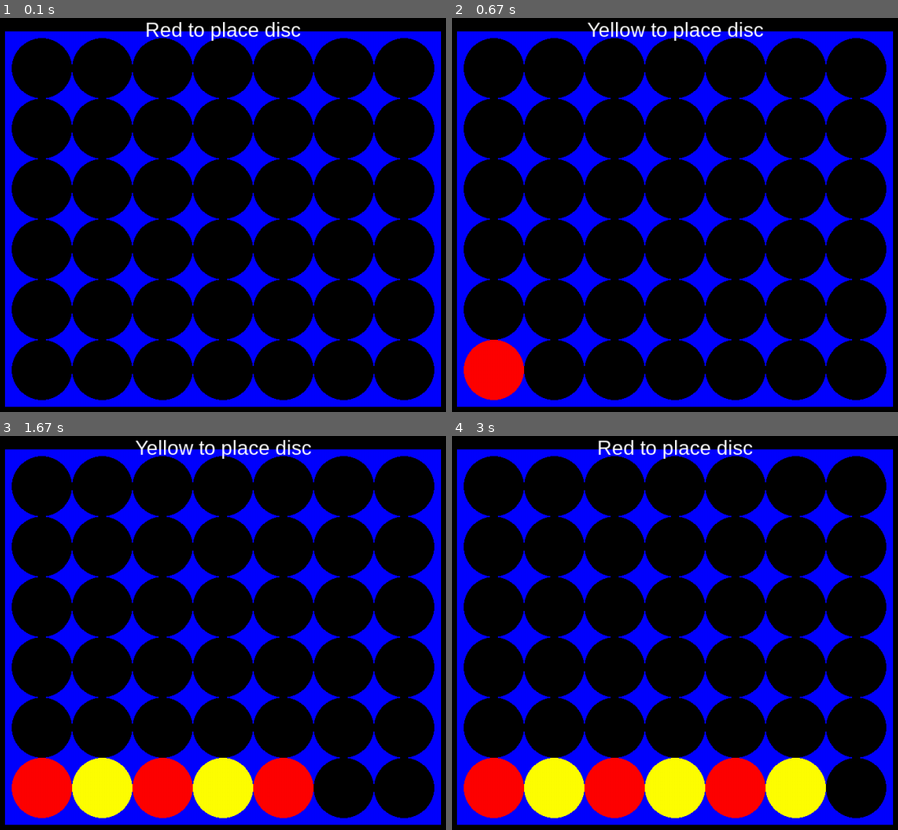
Above: before the commit, frames 1-4 (two rows, left to right).
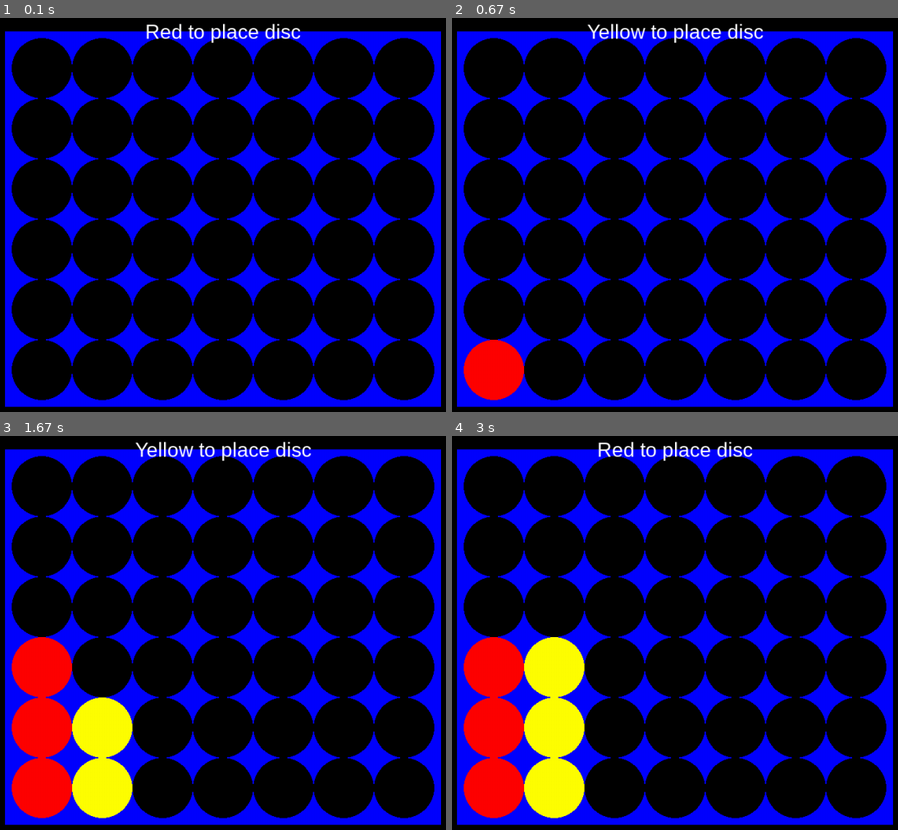
Above: after the commit, the same moments.

Repository: objarni/four-in-a-row-pygame
Game: pygame game, started from src/four_in_a_row.py
The game is run twice, just before and just after one commit, with the same random seed, the same clock (stepped at 60 frames per second) and the same inputs.
Inputs:
- Up to frame 1 (0.1 s): no input
- Up to frame 2 (0.67 s): tap Enter at 0.33 s
- Up to frame 3 (1.67 s): tap Enter at 0.67, 1.07, 1.37, 1.57 s
- Up to frame 4 (3 s): tap Enter at 2.97 s

The runs differ from the first frame. In frame 1, 0.7% of the frame differs, in the area x 32-68%, y 1-7%; in frame 2, 0.7%; in frame 3, 11%; in frame 4, 14%, in the area x 2-85%, y 1-98%.

Commit message:
draw against api (autotested)
Also enable yellow win, and both diagonals.
Better logging.

Diff:
--- a/src/four_in_a_row.py
+++ b/src/four_in_a_row.py
@@ -1,4 +1,5 @@
 from collections import defaultdict
+import pygame
 
 # CONSTANTS #
 DISC_SIZE = 90
@@ -52,30 +53,53 @@
             won = check_winning_state(model.board, RED)
             if won:
                 return GameOverState(winner=RED)
+            won = check_winning_state(model.board, YELLOW)
+            if won:
+                return GameOverState(winner=YELLOW)
 
     return model
 
 
 def place_brick(board, color, column):
-    log(f"Placing brick color {print_color(color)}")
+    log(f"Placing brick color {print_color(color)} in column {column}")
     for i in range(ROWS):
         y = ROWS - i - 1
-        log(f"checking {column, y}")
         if board[(column, y)] == EMPTY:
             board[(column, y)] = color
+            log("Board state is now:")
+            log(board_to_string(board))
             break
     return board
 
 
+def board_to_string(board):
+    board_string = ''
+    symbols = {
+        EMPTY: 'O',
+        RED: 'R',
+        YELLOW: 'Y'
+    }
+    board_string += "0 1 2 3 4 5 6\n"
+    board_string += "-------------\n"
+    for y in range(6):
+        for x in range(7):
+            pos = (x, y)
+            cell = board[pos]
+            board_string += symbols[cell] + ' '
+        board_string += '\n'
+    return board_string
+
+
 def print_color(color):
     return 'red' if color == RED else 'yellow'
 
 
 def check_winning_state(board, color):
     for (x, y) in all_positions():
-        for dir in [(0, 1), (1, 0), (1, 1)]:
+        for dir in [(0, 1), (1, 0), (1, 1), (-1, 1)]:
             cells = extract(board, (x, y), dir)
             if all(cell == color for cell in cells):
+                log(f"Found 4-in-a-row at {x, y} dir {dir}")
                 return True
     return False
 
@@ -93,55 +117,69 @@
         for x in range(COLUMNS):
             yield (x, y)
 
+
+# PyGame drawing wrapper
 class DrawingAPI:
     def __init__(self, screen):
         self.screen = screen
-
-def view(model, screen):
+        self.font_name = pygame.font.match_font('arial')
+
+    def draw_rectangle(self, center, size, color):
+        log(f"Drawing rectangle center {center} size {size} color {color}")
+        r = pygame.Rect(0, 0, *size)
+        r.center = center
+        pygame.draw.rect(self.screen, color, r)
+
+    def draw_disc(self, center, size, color):
+        log(f'Drawing a disc center {center} size {size} color {color}')
+        pygame.draw.circle(self.screen, color, center, size, size)
+
+    def draw_text(self, center, text, size, color):
+        log(f"Drawing text '{text}' at {center} color {color} size {size}")
+        font = pygame.font.Font(self.font_name, size)
+        text_surface = font.render(text, True, color)
+        text_rect = text_surface.get_rect()
+        text_rect.center = center
+        self.screen.blit(text_surface, text_rect)
+
+
+def view(model, api):
     if isinstance(model, GameState):
-        screen.fill(Color.BLACK)
-        r = pygame.Rect(0, 0, DISC_SIZE * COLUMNS + 20, DISC_SIZE * ROWS + 20)
-        r.center = CENTER
-        pygame.draw.rect(screen, Color.BLUE, r)
+        api.draw_rectangle(CENTER, (WIDTH, HEIGHT), Color.BLACK)
+        api.draw_rectangle(CENTER, (DISC_SIZE * COLUMNS + 20, DISC_SIZE * ROWS + 20), Color.BLUE)
         for (x, y) in all_positions():
             value = model.board[(x, y)]
             color = Color.BLACK
             if value != EMPTY:
-                color = Color.RED if value == RED else Color.YELLOW
-            draw_disc(color, screen, x, y)
-
-    draw_text(screen, f"{model.whos_turn().title()} to place disc", 30, WIDTH // 2, 0)
-    # draw_text(screen, "or [Q] To Quit", 30, WIDTH / 2, (HEIGHT / 2) + 40)
-
-
-def draw_disc(color, screen, x, y):
-    log(f'Drawing a disc at {x, y} color {color}')
-    x0 = int(WIDTH / 2 - COLUMNS * DISC_SIZE / 2 + x * DISC_SIZE + DISC_SIZE // 2)
-    y0 = int(HEIGHT / 2 - ROWS * DISC_SIZE / 2 + y * DISC_SIZE + DISC_SIZE // 2)
-    pos = (x0, y0)
-    pygame.draw.circle(screen, color, pos, DISC_SIZE // 2, DISC_SIZE // 2)
-
-
-def draw_text(surf, text, size, x, y):
-    font = pygame.font.Font(font_name, size)
-    text_surface = font.render(text, True, Color.WHITE)
-    text_rect = text_surface.get_rect()
-    text_rect.midtop = (x, y)
-    surf.blit(text_surface, text_rect)
+                color = rgb_from_color(value)
+            x0 = int(WIDTH / 2 - COLUMNS * DISC_SIZE / 2 + x * DISC_SIZE + DISC_SIZE // 2)
+            y0 = int(HEIGHT / 2 - ROWS * DISC_SIZE / 2 + y * DISC_SIZE + DISC_SIZE // 2)
+            pos = (x0, y0)
+            api.draw_disc(pos, DISC_SIZE // 2, color)
+        api.draw_text((WIDTH // 2, 20), f"{model.whos_turn().title()} to place disc", 30, Color.WHITE)
+    if isinstance(model, GameOverState):
+        api.draw_rectangle(CENTER, (WIDTH, HEIGHT), Color.BLUE)
+        api.draw_text((CENTER[0], CENTER[1] - 45), f"GAME OVER", 45, Color.WHITE)
+        api.draw_text((CENTER[0], CENTER[1] + 45),
+                      f"{print_color(model.winner)} won!".upper(),
+                      45,
+                      rgb_from_color(model.winner)
+                      )
+
+
+def rgb_from_color(color):
+    return Color.RED if color == RED else Color.YELLOW
 
 
 # MAIN PROGRAM #
-
-import pygame
 
 
 def log(msg):
     print(msg)
 
 
-def mainloop(screen):
+def mainloop(drawing_api):
     model = GameState()
-    drawing_api = DrawingAPI(screen)
     i = 0
     while True:
         # Translate low level events to domain events
@@ -149,7 +187,7 @@
         ev = pygame.event.poll()
         if ev.type == pygame.KEYDOWN:
             if ev.key == pygame.K_RETURN:
-                msgs.append(ColumnWasClicked(i))
+                msgs.append(ColumnWasClicked(i % 2))
                 i += 1
             elif ev.key == pygame.K_q:
                 break
@@ -160,7 +198,7 @@
         model = run_messages(model, msgs)
 
         # Display current model
-        view(model, screen)
+        view(model, api)
 
         pygame.display.update()
 
@@ -175,7 +213,6 @@
     pygame.init()
     screen = pygame.display.set_mode((WIDTH, HEIGHT))
     pygame.display.set_caption("Four in a row")
-    clock = pygame.time.Clock()
-    font_name = pygame.font.match_font('arial')
-    mainloop(screen)
+    api = DrawingAPI(screen)
+    mainloop(api)
     pygame.quit()
--- a/tests/test_update.py
+++ b/tests/test_update.py
@@ -1,29 +1,40 @@
 from approvaltests import verify
 
-from src.four_in_a_row import (GameOverState, update, GameState, ColumnWasClicked, print_color,
-                               EMPTY, RED, YELLOW, run_messages)
+from src.four_in_a_row import (GameOverState, update, view, GameState, ColumnWasClicked, print_color,
+                               run_messages, board_to_string)
 import src.four_in_a_row
 
 
+class FakeDrawingApi:
+    def draw_rectangle(self, center, size, color):
+        src.four_in_a_row.log(f"Drawing rectangle center {center} size {size} color {color}")
+
+    def draw_disc(self, center, size, color):
+        src.four_in_a_row.log(f'Drawing a disc center {center} size {size} color {color}')
+
+    def draw_text(self, center, text, size, color):
+        src.four_in_a_row.log(f"Drawing text '{text}' at {center} color {color} size {size}")
+
+
 def print_for_verify(model):
+    state_string = print_model(model)
+    fake_view_model(model)
+    return f'STATE:\n{state_string}\n\nLOG:\n{log}'
+
+
+def fake_view_model(model):
+    fake_drawing_api = FakeDrawingApi()
+    view(model, fake_drawing_api)
+
+
+def print_model(model):
     state_string = model.__class__.__name__ + '\n'
     if isinstance(model, GameOverState):
         state_string += f'{print_color(model.winner).title()} won.\n'
     if isinstance(model, GameState):
         state_string += f'It is {model.whos_turn()}s turn.\n'
-        symbols = {
-            EMPTY: 'O',
-            RED: 'R',
-            YELLOW: 'Y'
-        }
-        for y in range(6):
-            for x in range(7):
-                pos = (x, y)
-                board = model.board
-                cell = board[pos]
-                state_string += symbols[cell] + ' '
-            state_string += '\n'
-    return f'STATE:\n{state_string}\n\nLOG:\n{log}'
+        state_string += board_to_string(model.board)
+    return state_string
 
 
 log = ''
@@ -37,7 +48,7 @@
 src.four_in_a_row.log = fake_log
 
 
-def setup_test():
+def setup_function():
     global log
     log = ''
 
@@ -65,3 +76,34 @@
     model = GameState()
     model = run_messages(model, [ColumnWasClicked(c) for c in [0, 5, 1, 5, 2, 5, 3]])
     verify(print_for_verify(model))
+
+
+def test_letting_yellow_win_horisontally():
+    model = GameState()
+    model = run_messages(model, [ColumnWasClicked(c) for c in [0, 1, 0, 2, 0, 3, 1, 4]])
+    verify(print_for_verify(model))
+
+
+def test_slash_red_win():
+    model = GameState()
+    model = run_messages(model, [ColumnWasClicked(c) for c in [
+        0, 1,
+        1, 2,
+        2, 3,
+        2, 3,
+        3, 5,
+        3]])
+    verify(print_for_verify(model))
+
+
+def test_backslash_yellow_win():
+    model = GameState()
+    model = run_messages(model, [ColumnWasClicked(c) for c in [
+        0, 6,
+        5, 5,
+        4, 4,
+        3, 4,
+        5, 3,
+        0, 3,
+        0, 3]])
+    verify(print_for_verify(model))
--- a/tests/test_update.test_first_placed_brick_is_red.approved.txt
+++ b/tests/test_update.test_first_placed_brick_is_red.approved.txt
@@ -1,6 +1,8 @@
 STATE:
 GameState
 It is yellows turn.
+0 1 2 3 4 5 6
+-------------
 O O O O O O O
 O O O O O O O
 O O O O O O O
@@ -10,5 +12,59 @@
 
 
 LOG:
-Placing brick color red
-checking (0, 5)
+Placing brick color red in column 0
+Board state is now:
+0 1 2 3 4 5 6
+-------------
+O O O O O O O
+O O O O O O O
+O O O O O O O
+O O O O O O O
+O O O O O O O
+R O O O O O O
+
+Drawing rectangle center (550, 300) size (1100, 600) color (0, 0, 0)
+Drawing rectangle center (550, 300) size (650, 560) color (0, 0, 255)
+Drawing a disc center (280, 75) size 45 color (0, 0, 0)
+Drawing a disc center (370, 75) size 45 color (0, 0, 0)
+Drawing a disc center (460, 75) size 45 color (0, 0, 0)
+Drawing a disc center (550, 75) size 45 color (0, 0, 0)
+Drawing a disc center (640, 75) size 45 color (0, 0, 0)
+Drawing a disc center (730, 75) size 45 color (0, 0, 0)
+Drawing a disc center (820, 75) size 45 color (0, 0, 0)
+Drawing a disc center (280, 165) size 45 color (0, 0, 0)
+Drawing a disc center (370, 165) size 45 color (0, 0, 0)
+Drawing a disc center (460, 165) size 45 color (0, 0, 0)
+Drawing a disc center (550, 165) size 45 color (0, 0, 0)
+Drawing a disc center (640, 165) size 45 color (0, 0, 0)
+Drawing a disc center (730, 165) size 45 color (0, 0, 0)
+Drawing a disc center (820, 165) size 45 color (0, 0, 0)
+Drawing a disc center (280, 255) size 45 color (0, 0, 0)
+Drawing a disc center (370, 255) size 45 color (0, 0, 0)
+Drawing a disc center (460, 255) size 45 color (0, 0, 0)
+Drawing a disc center (550, 255) size 45 color (0, 0, 0)
+Drawing a disc center (640, 255) size 45 color (0, 0, 0)
+Drawing a disc center (730, 255) size 45 color (0, 0, 0)
+Drawing a disc center (820, 255) size 45 color (0, 0, 0)
+Drawing a disc center (280, 345) size 45 color (0, 0, 0)
+Drawing a disc center (370, 345) size 45 color (0, 0, 0)
+Drawing a disc center (460, 345) size 45 color (0, 0, 0)
+Drawing a disc center (550, 345) size 45 color (0, 0, 0)
+Drawing a disc center (640, 345) size 45 color (0, 0, 0)
+Drawing a disc center (730, 345) size 45 color (0, 0, 0)
+Drawing a disc center (820, 345) size 45 color (0, 0, 0)
+Drawing a disc center (280, 435) size 45 color (0, 0, 0)
+Drawing a disc center (370, 435) size 45 color (0, 0, 0)
+Drawing a disc center (460, 435) size 45 color (0, 0, 0)
+Drawing a disc center (550, 435) size 45 color (0, 0, 0)
+Drawing a disc center (640, 435) size 45 color (0, 0, 0)
+Drawing a disc center (730, 435) size 45 color (0, 0, 0)
+Drawing a disc center (820, 435) size 45 color (0, 0, 0)
+Drawing a disc center (280, 525) size 45 color (255, 0, 0)
+Drawing a disc center (370, 525) size 45 color (0, 0, 0)
+Drawing a disc center (460, 525) size 45 color (0, 0, 0)
+Drawing a disc center (550, 525) size 45 color (0, 0, 0)
+Drawing a disc center (640, 525) size 45 color (0, 0, 0)
+Drawing a disc center (730, 525) size 45 color (0, 0, 0)
+Drawing a disc center (820, 525) size 45 color (0, 0, 0)
+Drawing text 'Yellow to place disc' at (550, 20) color (255, 255, 255) size 30
--- a/tests/test_update.test_letting_red_win.approved.txt
+++ b/tests/test_update.test_letting_red_win.approved.txt
@@ -4,42 +4,84 @@
 
 
 LOG:
-Placing brick color red
-checking (0, 5)
-Placing brick color red
-checking (0, 5)
-Placing brick color yellow
-checking (0, 5)
-checking (0, 4)
-Placing brick color red
-checking (0, 5)
-checking (0, 4)
-checking (0, 3)
-Placing brick color yellow
-checking (0, 5)
-checking (0, 4)
-checking (0, 3)
-checking (0, 2)
-Placing brick color red
-checking (0, 5)
-Placing brick color yellow
-checking (1, 5)
-Placing brick color red
-checking (0, 5)
-checking (0, 4)
-Placing brick color yellow
-checking (1, 5)
-checking (1, 4)
-Placing brick color red
-checking (0, 5)
-checking (0, 4)
-checking (0, 3)
-Placing brick color yellow
-checking (1, 5)
-checking (1, 4)
-checking (1, 3)
-Placing brick color red
-checking (0, 5)
-checking (0, 4)
-checking (0, 3)
-checking (0, 2)
+Placing brick color red in column 0
+Board state is now:
+0 1 2 3 4 5 6
+-------------
+O O O O O O O
+O O O O O O O
+O O O O O O O
+O O O O O O O
+O O O O O O O
+R O O O O O O
+
+Placing brick color yellow in column 1
+Board state is now:
+0 1 2 3 4 5 6
+-------------
+O O O O O O O
+O O O O O O O
+O O O O O O O
+O O O O O O O
+O O O O O O O
+R Y O O O O O
+
+Placing brick color red in column 0
+Board state is now:
+0 1 2 3 4 5 6
+-------------
+O O O O O O O
+O O O O O O O
+O O O O O O O
+O O O O O O O
+R O O O O O O
+R Y O O O O O
+
+Placing brick color yellow in column 1
+Board state is now:
+0 1 2 3 4 5 6
+-------------
+O O O O O O O
+O O O O O O O
+O O O O O O O
+O O O O O O O
+R Y O O O O O
+R Y O O O O O
+
+Placing brick color red in column 0
+Board state is now:
+0 1 2 3 4 5 6
+-------------
+O O O O O O O
+O O O O O O O
+O O O O O O O
+R O O O O O O
+R Y O O O O O
+R Y O O O O O
+
+Placing brick color yellow in column 1
+Board state is now:
+0 1 2 3 4 5 6
+-------------
+O O O O O O O
+O O O O O O O
+O O O O O O O
+R Y O O O O O
+R Y O O O O O
+R Y O O O O O
+
+Placing brick color red in column 0
+Board state is now:
+0 1 2 3 4 5 6
+-------------
+O O O O O O O
+O O O O O O O
+R O O O O O O
+R Y O O O O O
+R Y O O O O O
+R Y O O O O O
+
+Found 4-in-a-row at (0, 2) dir (0, 1)
+Drawing rectangle center (550, 300) size (1100, 600) color (0, 0, 255)
+Drawing text 'GAME OVER' at (550, 255) color (255, 255, 255) size 45
+Drawing text 'RED WON!' at (550, 345) color (255, 0, 0) size 45
--- a/tests/test_update.test_letting_red_win_horisontally.approved.txt
+++ b/tests/test_update.test_letting_red_win_horisontally.approved.txt
@@ -4,59 +4,84 @@
 
 
 LOG:
-Placing brick color red
-checking (0, 5)
-Placing brick color red
-checking (0, 5)
-Placing brick color yellow
-checking (0, 5)
-checking (0, 4)
-Placing brick color red
-checking (0, 5)
-checking (0, 4)
-checking (0, 3)
-Placing brick color yellow
-checking (0, 5)
-checking (0, 4)
-checking (0, 3)
-checking (0, 2)
-Placing brick color red
-checking (0, 5)
-Placing brick color yellow
-checking (1, 5)
-Placing brick color red
-checking (0, 5)
-checking (0, 4)
-Placing brick color yellow
-checking (1, 5)
-checking (1, 4)
-Placing brick color red
-checking (0, 5)
-checking (0, 4)
-checking (0, 3)
-Placing brick color yellow
-checking (1, 5)
-checking (1, 4)
-checking (1, 3)
-Placing brick color red
-checking (0, 5)
-checking (0, 4)
-checking (0, 3)
-checking (0, 2)
-Placing brick color red
-checking (0, 5)
-Placing brick color yellow
-checking (5, 5)
-Placing brick color red
-checking (1, 5)
-Placing brick color yellow
-checking (5, 5)
-checking (5, 4)
-Placing brick color red
-checking (2, 5)
-Placing brick color yellow
-checking (5, 5)
-checking (5, 4)
-checking (5, 3)
-Placing brick color red
-checking (3, 5)
+Placing brick color red in column 0
+Board state is now:
+0 1 2 3 4 5 6
+-------------
+O O O O O O O
+O O O O O O O
+O O O O O O O
+O O O O O O O
+O O O O O O O
+R O O O O O O
+
+Placing brick color yellow in column 5
+Board state is now:
+0 1 2 3 4 5 6
+-------------
+O O O O O O O
+O O O O O O O
+O O O O O O O
+O O O O O O O
+O O O O O O O
+R O O O O Y O
+
+Placing brick color red in column 1
+Board state is now:
+0 1 2 3 4 5 6
+-------------
+O O O O O O O
+O O O O O O O
+O O O O O O O
+O O O O O O O
+O O O O O O O
+R R O O O Y O
+
+Placing brick color yellow in column 5
+Board state is now:
+0 1 2 3 4 5 6
+-------------
+O O O O O O O
+O O O O O O O
+O O O O O O O
+O O O O O O O
+O O O O O Y O
+R R O O O Y O
+
+Placing brick color red in column 2
+Board state is now:
+0 1 2 3 4 5 6
+-------------
+O O O O O O O
+O O O O O O O
+O O O O O O O
+O O O O O O O
+O O O O O Y O
+R R R O O Y O
+
+Placing brick color yellow in column 5
+Board state is now:
+0 1 2 3 4 5 6
+-------------
+O O O O O O O
+O O O O O O O
+O O O O O O O
+O O O O O Y O
+O O O O O Y O
+R R R O O Y O
+
+Placing brick color red in column 3
+Board state is now:
+0 1 2 3 4 5 6
+-------------
+O O O O O O O
+O O O O O O O
+O O O O O O O
+O O O O O Y O
+O O O O O Y O
+R R R R O Y O
+
+Found 4-in-a-row at (0, 5) dir (1, 0)
+Drawing rectangle center (550, 300) size (1100, 600) color (0, 0, 255)
+Drawing text 'GAME OVER' at (550, 255) color (255, 255, 255) size 45
+Drawing text 'RED WON!' at (550, 345) color (255, 0, 0) size 45
--- a/tests/test_update.test_placing_4_bricks_in_first_column.approved.txt
+++ b/tests/test_update.test_placing_4_bricks_in_first_column.approved.txt
@@ -1,6 +1,8 @@
 STATE:
 GameState
 It is reds turn.
+0 1 2 3 4 5 6
+-------------
 O O O O O O O
 O O O O O O O
 Y O O O O O O
@@ -10,19 +12,92 @@
 
 
 LOG:
-Placing brick color red
-checking (0, 5)
-Placing brick color red
-checking (0, 5)
-Placing brick color yellow
-checking (0, 5)
-checking (0, 4)
-Placing brick color red
-checking (0, 5)
-checking (0, 4)
-checking (0, 3)
-Placing brick color yellow
-checking (0, 5)
-checking (0, 4)
-checking (0, 3)
-checking (0, 2)
+Placing brick color red in column 0
+Board state is now:
+0 1 2 3 4 5 6
+-------------
+O O O O O O O
+O O O O O O O
+O O O O O O O
+O O O O O O O
+O O O O O O O
+R O O O O O O
+
+Placing brick color yellow in column 0
+Board state is now:
+0 1 2 3 4 5 6
+-------------
+O O O O O O O
+O O O O O O O
+O O O O O O O
+O O O O O O O
+Y O O O O O O
+R O O O O O O
+
+Placing brick color red in column 0
+Board state is now:
+0 1 2 3 4 5 6
+-------------
+O O O O O O O
+O O O O O O O
+O O O O O O O
+R O O O O O O
+Y O O O O O O
+R O O O O O O
+
+Placing brick color yellow in column 0
+Board state is now:
+0 1 2 3 4 5 6
+-------------
+O O O O O O O
+O O O O O O O
+Y O O O O O O
+R O O O O O O
+Y O O O O O O
+R O O O O O O
+
+Drawing rectangle center (550, 300) size (1100, 600) color (0, 0, 0)
+Drawing rectangle center (550, 300) size (650, 560) color (0, 0, 255)
+Drawing a disc center (280, 75) size 45 color (0, 0, 0)
+Drawing a disc center (370, 75) size 45 color (0, 0, 0)
+Drawing a disc center (460, 75) size 45 color (0, 0, 0)
+Drawing a disc center (550, 75) size 45 color (0, 0, 0)
+Drawing a disc center (640, 75) size 45 color (0, 0, 0)
+Drawing a disc center (730, 75) size 45 color (0, 0, 0)
+Drawing a disc center (820, 75) size 45 color (0, 0, 0)
+Drawing a disc center (280, 165) size 45 color (0, 0, 0)
+Drawing a disc center (370, 165) size 45 color (0, 0, 0)
+Drawing a disc center (460, 165) size 45 color (0, 0, 0)
+Drawing a disc center (550, 165) size 45 color (0, 0, 0)
+Drawing a disc center (640, 165) size 45 color (0, 0, 0)
+Drawing a disc center (730, 165) size 45 color (0, 0, 0)
+Drawing a disc center (820, 165) size 45 color (0, 0, 0)
+Drawing a disc center (280, 255) size 45 color (255, 255, 0)
+Drawing a disc center (370, 255) size 45 color (0, 0, 0)
+Drawing a disc center (460, 255) size 45 color (0, 0, 0)
+Drawing a disc center (550, 255) size 45 color (0, 0, 0)
+Drawing a disc center (640, 255) size 45 color (0, 0, 0)
+Drawing a disc center (730, 255) size 45 color (0, 0, 0)
+Drawing a disc center (820, 255) size 45 color (0, 0, 0)
+Drawing a disc center (280, 345) size 45 color (255, 0, 0)
+Drawing a disc center (370, 345) size 45 color (0, 0, 0)
+Drawing a disc center (460, 345) size 45 color (0, 0, 0)
+Drawing a disc center (550, 345) size 45 color (0, 0, 0)
+Drawing a disc center (640, 345) size 45 color (0, 0, 0)
+Drawing a disc center (730, 345) size 45 color (0, 0, 0)
+Drawing a disc center (820, 345) size 45 color (0, 0, 0)
+Drawing a disc center (280, 435) size 45 color (255, 255, 0)
+Drawing a disc center (370, 435) size 45 color (0, 0, 0)
+Drawing a disc center (460, 435) size 45 color (0, 0, 0)
+Drawing a disc center (550, 435) size 45 color (0, 0, 0)
+Drawing a disc center (640, 435) size 45 color (0, 0, 0)
+Drawing a disc center (730, 435) size 45 color (0, 0, 0)
+Drawing a disc center (820, 435) size 45 color (0, 0, 0)
+Drawing a disc center (280, 525) size 45 color (255, 0, 0)
+Drawing a disc center (370, 525) size 45 color (0, 0, 0)
+Drawing a disc center (460, 525) size 45 color (0, 0, 0)
+Drawing a disc center (550, 525) size 45 color (0, 0, 0)
+Drawing a disc center (640, 525) size 45 color (0, 0, 0)
+Drawing a disc center (730, 525) size 45 color (0, 0, 0)
+Drawing a disc center (820, 525) size 45 color (0, 0, 0)
+Drawing text 'Red to place disc' at (550, 20) color (255, 255, 255) size 30
